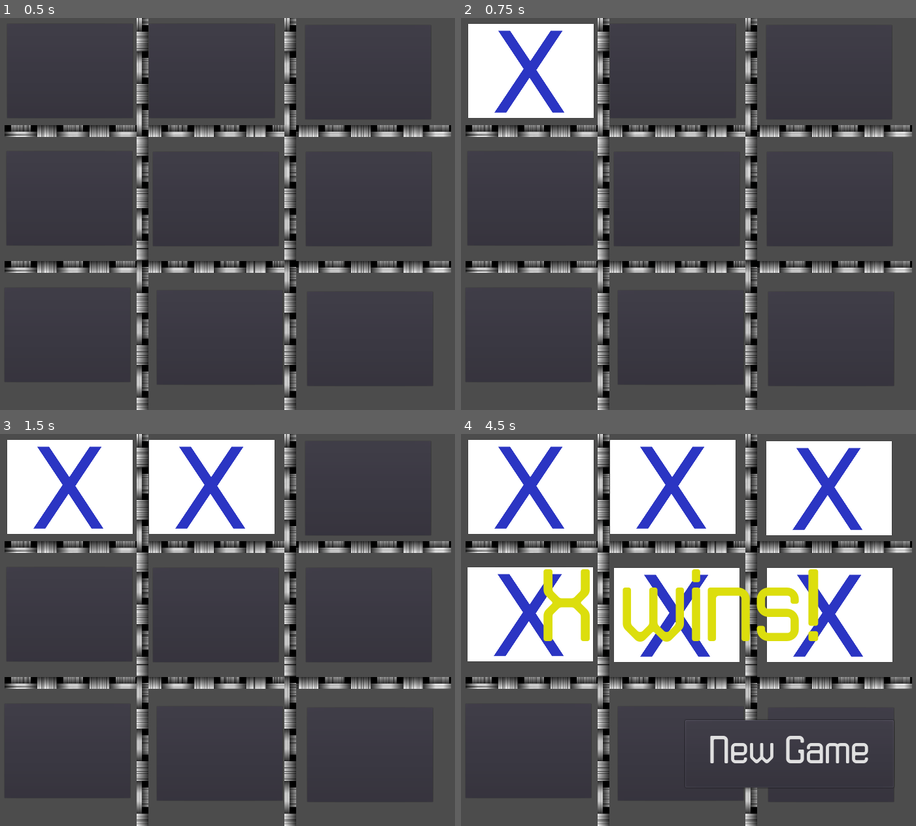
Above: before the commit, frames 1-4 (two rows, left to right).
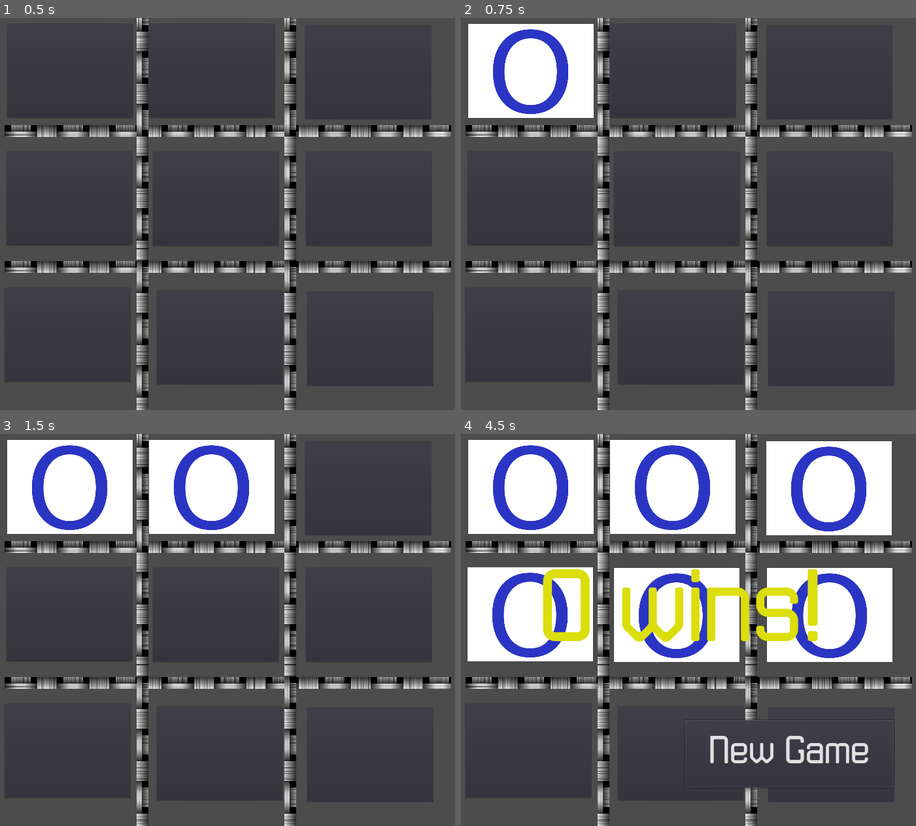
Above: after the commit, the same moments.

Repository: richardeigenmann/Godot-TicTacToe
Game: Godot game, scene res://Board.tscn
The game is run twice, just before and just after one commit, with the same random seed, the same clock (stepped at 60 frames per second) and the same inputs.
Inputs (mouse positions are in pixels of both pictures, inside the frame that each line leads up to):
- Up to frame 1 (0.5 s): no input
- Up to frame 2 (0.75 s): click (529, 72) at 0.5 s
- Up to frame 3 (1.5 s): click (213, 488) at 1.25 s
- Up to frame 4 (4.5 s): click (829, 488) at 2 s; click (529, 614) at 2.75 s; click (674, 614) at 3.5 s; click (829, 614) at 4.25 s

Frame 1 is identical in both runs. In frame 2, 2.0% of the frame differs, in the area x 7-24%, y 2-25%; in frame 3, 3.9%; in frame 4, 12%, in the area x 6-90%, y 2-58%.

Commit message:
Restrict clicks to player mode

Diff:
--- a/Button.gd
+++ b/Button.gd
@@ -6,6 +6,7 @@
 var IndexNumber
 
 var state = 0;
+var playerState = 2;
 
 func _ready():
 	pass
@@ -29,4 +30,5 @@
 
 
 func _on_Button_pressed():
-	setState ( state + 1 )
+	if state == 0:
+		setState ( playerState )
